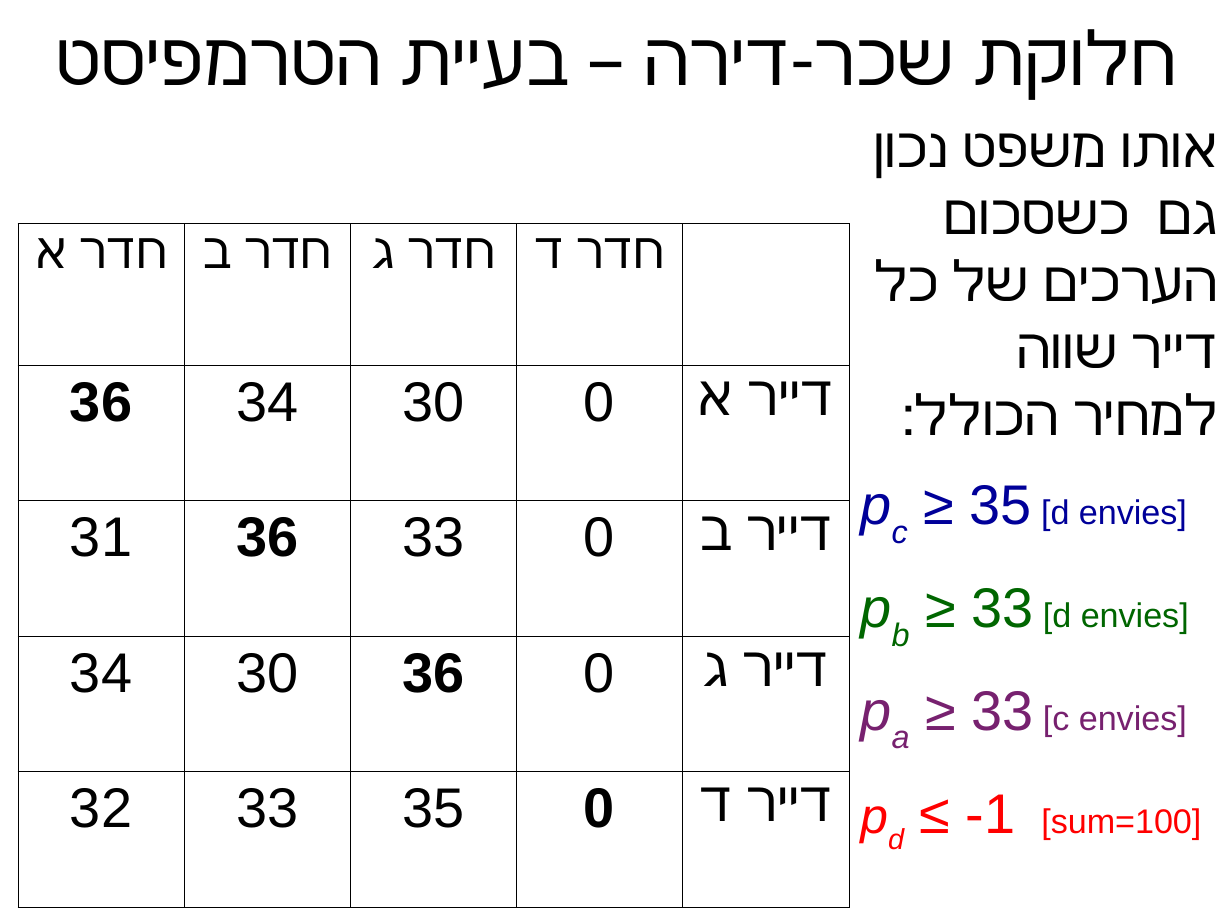
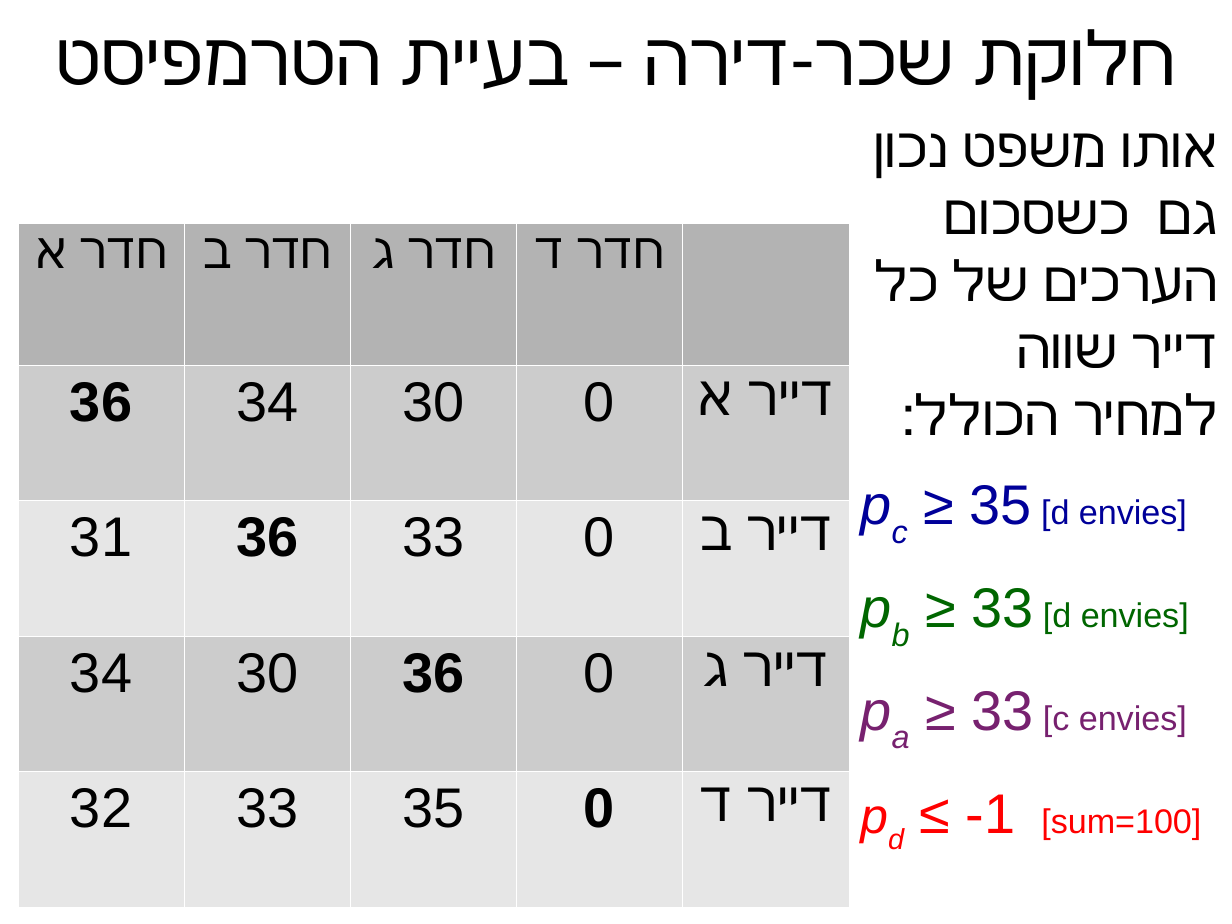
Before and after one commit to erelsgl-at-ariel/algorithms-5781, a slide deck: slide 25 of 03-rental-harmony/slides.odp. Drawn at 1232x924 pixels with LibreOffice and Linux fonts; fonts in the diff are those of the drawing. Boxes give left, top, right and bottom in pixels: in the first picture for what was removed or moved away, otherwise in the second. Text is boxed around its words. In the diff, an @@ line names an element or a change of style, - is before the commit and + after.

```diff
--- a/03-rental-harmony/slides.odp
+++ b/03-rental-harmony/slides.odp
@@ table at [18,224,851,907] @@
@@ fill none to #B3B3B3 in 4 cells @@
@@ fill none to #CCCCCC in 10 cells @@
@@ fill none to #E6E6E6 in 10 cells @@
@@ borders changed @@
```
Also in this commit, not shown: 8 other slides changed, 7 other files.
